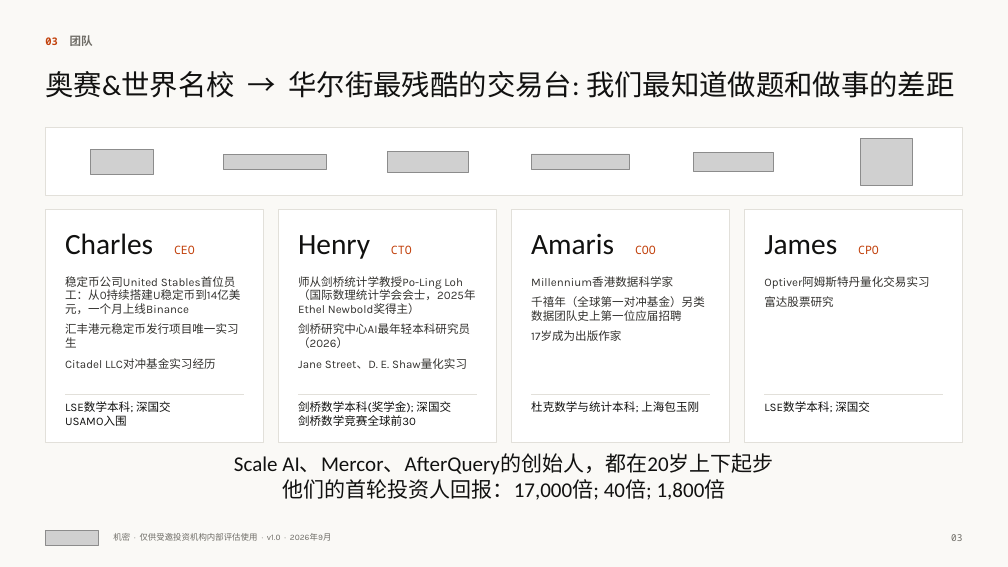
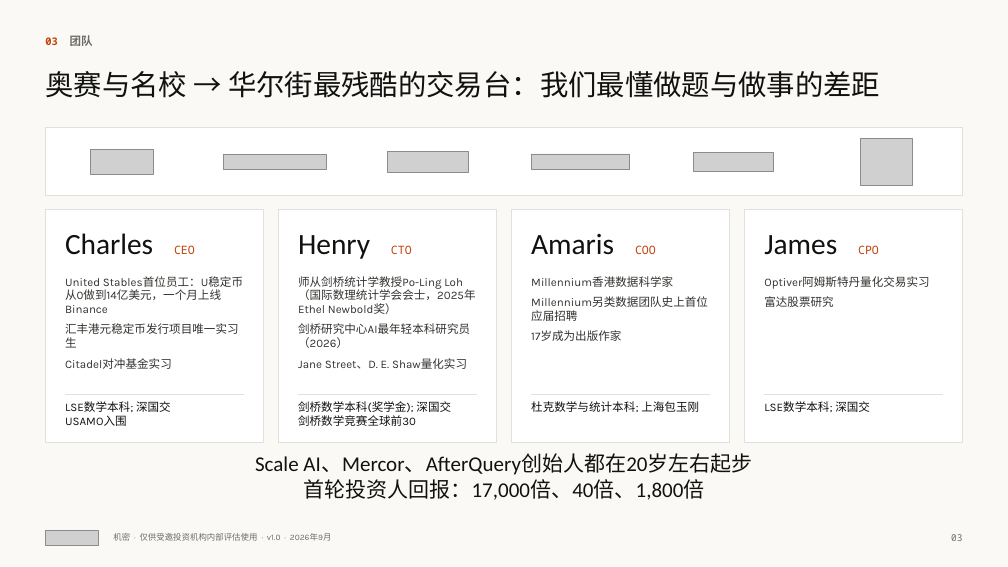
Before and after one commit to wangchen0802/Delta1, a slide deck: slide 3 of SimReal-BP-v17.pptx. Drawn at 1008x567 pixels with LibreOffice and Linux fonts; fonts in the diff are those of the drawing; grey boxes stand for pictures. Boxes give left, top, right and bottom in pixels: in the first picture for what was removed or moved away, otherwise in the second. Text is boxed around its words. In the diff, an @@ line names an element or a change of style, - is before the commit and + after.

```diff
--- a/SimReal-BP-v17.pptx
+++ b/SimReal-BP-v17.pptx
@@ text at [45,71,880,98]: text changed @@
-奥赛&世界名校 → 华尔街最残酷的交易台: 我们最知道做题和做事的差距
+奥赛与名校 → 华尔街最残酷的交易台：我们最懂做题与做事的差距
@@ text at [65,276,243,313]: text changed @@
-稳定币公司United Stables首位员工：从0持续搭建U稳定币到14亿美元，一个月上线Binance
+United Stables首位员工：U稳定币从0做到14亿美元，一个月上线Binance
@@ text at [298,276,476,314]: text changed @@
-师从剑桥统计学教授Po-Ling Loh（国际数理统计学会会士，2025年Ethel Newbold奖得主）
+师从剑桥统计学教授Po-Ling Loh（国际数理统计学会会士，2025年Ethel Newbold奖）
@@ text at [531,296,705,321]: text changed @@
-千禧年（全球第一对冲基金）另类数据团队史上第一位应届招聘
+Millennium另类数据团队史上首位应届招聘
@@ text at [65,358,172,369]: text changed @@
-Citadel LLC对冲基金实习经历
+Citadel对冲基金实习
@@ text at [255,454,752,500]: text changed @@
-Scale AI、Mercor、AfterQuery的创始人，都在20岁上下起步
-他们的首轮投资人回报：17,000倍; 40倍; 1,800倍
+Scale AI、Mercor、AfterQuery创始人都在20岁左右起步
+首轮投资人回报：17,000倍、40倍、1,800倍
```
Also in this commit, not shown: 17 other slides changed, 2 other files.
